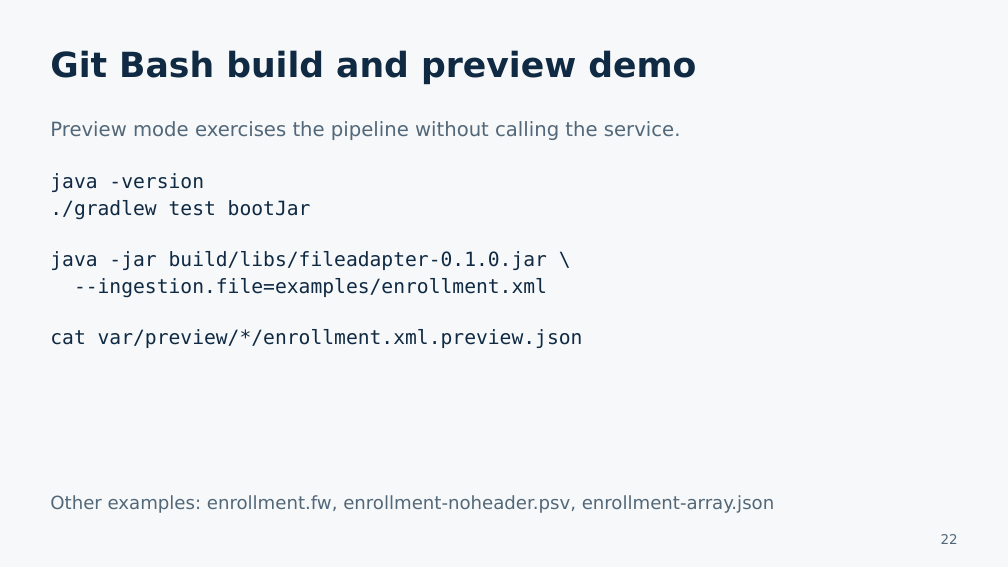
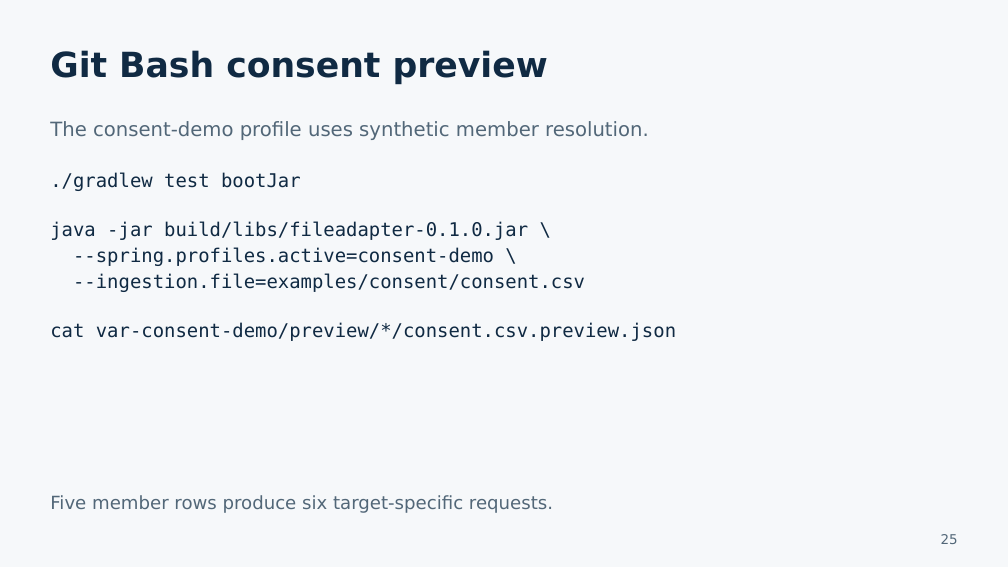
Before and after one commit to jenbrick/fileadapter, a slide deck: slide 25 of docs/presentations/File_Adapter_POC_Developer_Walkthrough.pptx (slide 22 before the commit). Drawn at 1008x567 pixels with LibreOffice and Linux fonts; fonts in the diff are those of the drawing. Boxes give left, top, right and bottom in pixels: in the first picture for what was removed or moved away, otherwise in the second. Text is boxed around its words. In the diff, an @@ line names an element or a change of style, - is before the commit and + after.

Commit message:
Add CMS consent enrichment and target-specific upserts
Support zero, one or two independently tracked consent requests per member row. Resolve owner, manager and existing consent GUIDs through an integration port, freeze member plans for recovery, and label previews with request origins.

Include nine synthetic input layouts, expected provider and payer bodies, a local HTTP mock, updated architecture and field documentation, and the 31-slide developer walkthrough.

Validation: 99 tests pass; packaged previews verified for all nine layouts; packaged HTTP enrichment and partial-success resume verified against the local mock.

```diff
--- a/docs/presentations/File_Adapter_POC_Developer_Walkthrough.pptx
+++ b/docs/presentations/File_Adapter_POC_Developer_Walkthrough.pptx
@@ text at (50, 50, 548, 84): text changed @@
-Git Bash build and preview demo
+Git Bash consent preview
@@ text at (50, 121, 649, 140): text changed @@
-Preview mode exercises the pipeline without calling the service.
+The consent-demo profile uses synthetic member resolution.
@@ text at (50, 173, 204, 192): paragraph removed @@
-java -version
@@ text at (50, 172, 528, 240): size 18.8 to 18 pt in "./gradlew test bootJar", "java -jar build/libs/fileadapter-0.1.0.jar \" @@
@@ text at (50, 247, 676, 341): text changed; size 18.8 to 18 pt @@
---ingestion.file=examples/enrollment.xml
-cat var/preview/*/enrollment.xml.preview.json
+--spring.profiles.active=consent-demo \
+--ingestion.file=examples/consent/consent.csv
+cat var-consent-demo/preview/*/consent.csv.preview.json
@@ text at (50, 495, 553, 513): text changed @@
-Other examples: enrollment.fw, enrollment-noheader.psv, enrollment-array.json
+Five member rows produce six target-specific requests.
@@ text at (941, 534, 958, 544): text changed @@
-22
+25
```
Also in this commit, not shown: 11 other slides changed, 19 slides added, 14 slides removed, 40 other files.
